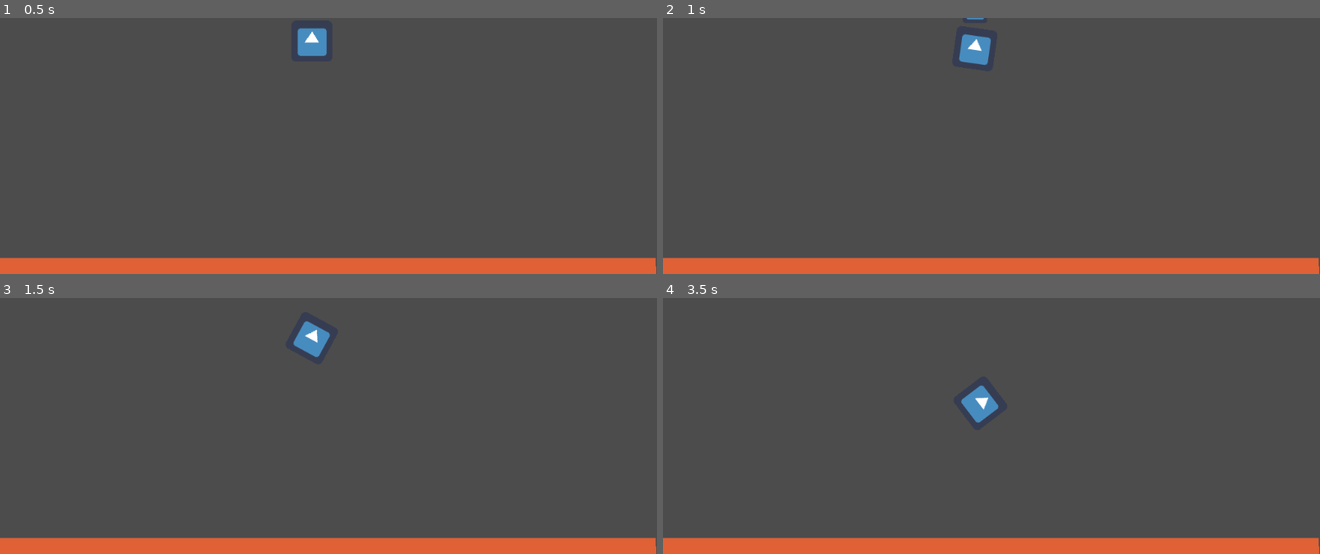
Above: before the commit, frames 1-4 (two rows, left to right).
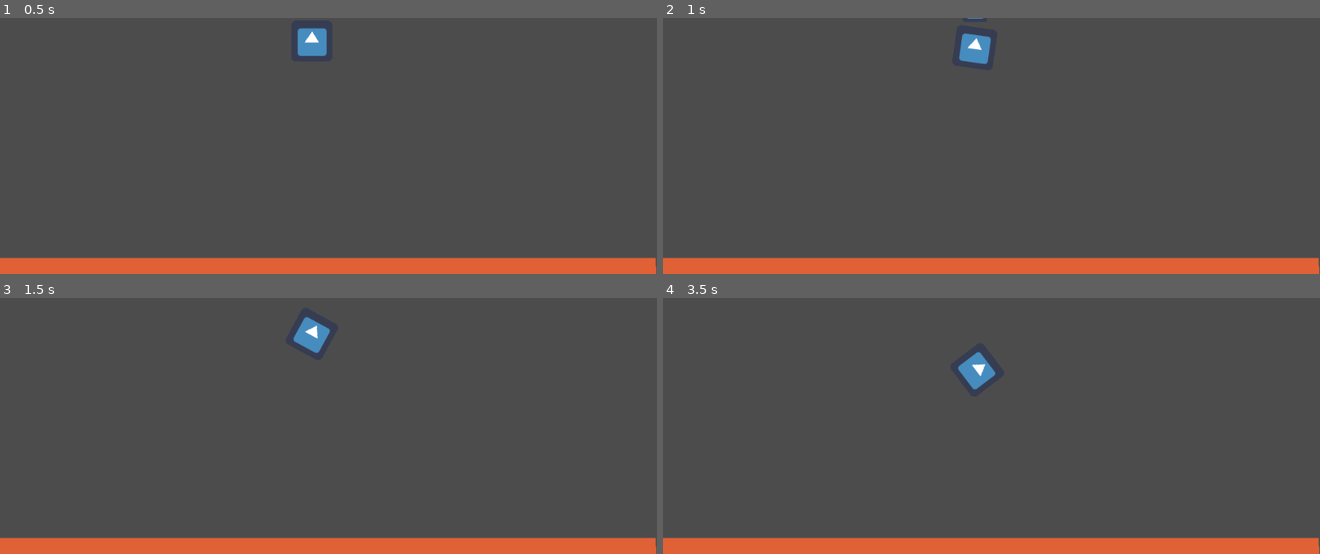
Above: after the commit, the same moments.

Repository: swift456/mars-lander
Game: Godot game, scene res://Main.tscn
The game is run twice, just before and just after one commit, with the same random seed, the same clock (stepped at 60 frames per second) and the same inputs. The engine's default icon, where the game draws it, is replaced by a stand-in: a white triangle on a blue panel in a dark square.
Inputs:
- Up to frame 1 (0.5 s): no input
- Up to frame 2 (1 s): hold Right (right) from 0.53 s (still down); tap Space (parachute) at 0.6 s
- Up to frame 3 (1.5 s): release Right (right) at 1.28 s; hold Left (left) from 1.28 s (still down); tap Space (parachute) at 1.35 s
- Up to frame 4 (3.5 s): release Left (left) at 2.03 s; hold Right (right) 2.03-2.78 s; tap Space (parachute) at 2.1, 2.85 s; hold Up (thrust) from 2.78 s (still down)

Frame 1 is identical in both runs. In frame 2, less than 0.1% of the frame differs, in the area x 45-50%, y 0-19%; in frame 3, 0.3%; in frame 4, 1.0%, in the area x 44-52%, y 21-49%.

Commit message:
Altered behaviour of parachute system to be a better approximation of air resistance.

Diff:
--- a/Prototyping/LandingTest/Lander.gd
+++ b/Prototyping/LandingTest/Lander.gd
@@ -2,7 +2,8 @@
 
 const parachute = preload("res://Parachute.tscn")
 var parachute_deployed = false
-var drag = 0.1
+var parachute_drag = 2
+var drag = 1
 var instancing = true
 var instance = parachute
 enum State {FREEFALL, PARACHUTE_DEPLOY, PARACHUTE_CUT, PARACHUTE_DEPLOYED,PARACHUTE_USED, DESTROYED, PAUSED}
@@ -15,7 +16,7 @@
 
 func _process(delta):
 
-	_integrate_forces(self)
+
 	input()
 
 	print(rotation)
@@ -23,12 +24,12 @@
 #	input()
 
 	var debug_velocity = get_linear_velocity()
-	print((_state)," ",(debug_velocity),(drag),(parachute_deployed))
+	print((_state)," ",(debug_velocity),(parachute_drag),(parachute_deployed))
 
 	match _state:
 
 		State.PARACHUTE_DEPLOY:
-
+				_integrate_forces(self)
 				instance = parachute.instance()
 				add_child(instance)
 				instance.position = Vector2($ParachuteSpawn.position.x,$ParachuteSpawn.position.y + -10)
@@ -38,16 +39,16 @@
 				add_child(pinjoint)
 				pinjoint.global_transform.origin = (instance.global_transform.origin - self.global_transform.origin / 2)
 				_state = State.PARACHUTE_DEPLOYED
+
 		State.PARACHUTE_DEPLOYED:
-				if drag <= 3.7:
-					print("Parachute Deployed!")
-					instance.set_mass(drag)
-					drag += 1.8 * delta
-				if drag >= 3.7:
-					_state = State.PARACHUTE_DEPLOYED
+				print("Parachute Deployed!")
+				set_linear_damp(parachute_drag)
+
 		State.PARACHUTE_CUT:
 				instance.queue_free()
+
 				_state = State.PARACHUTE_USED
+				set_linear_damp(drag)
 
 
 
